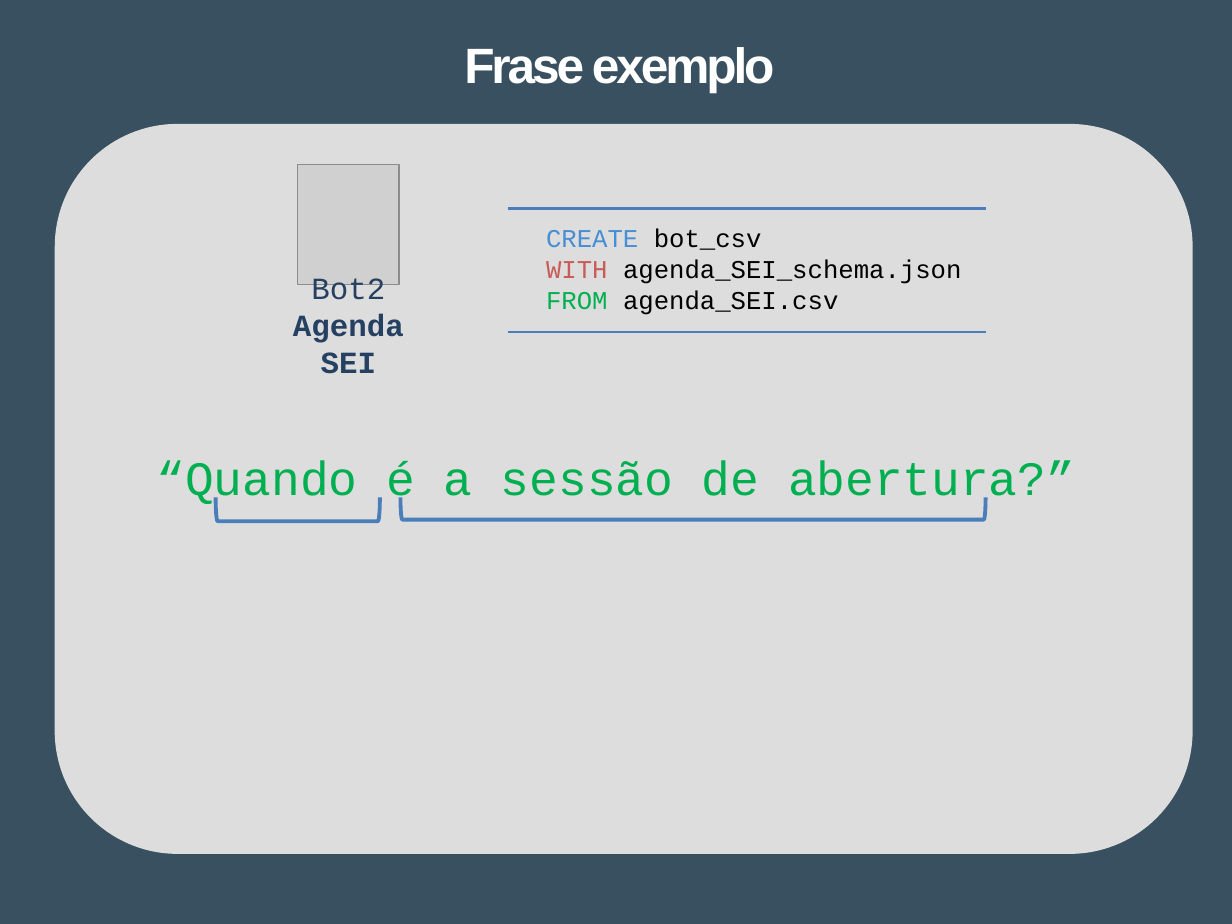
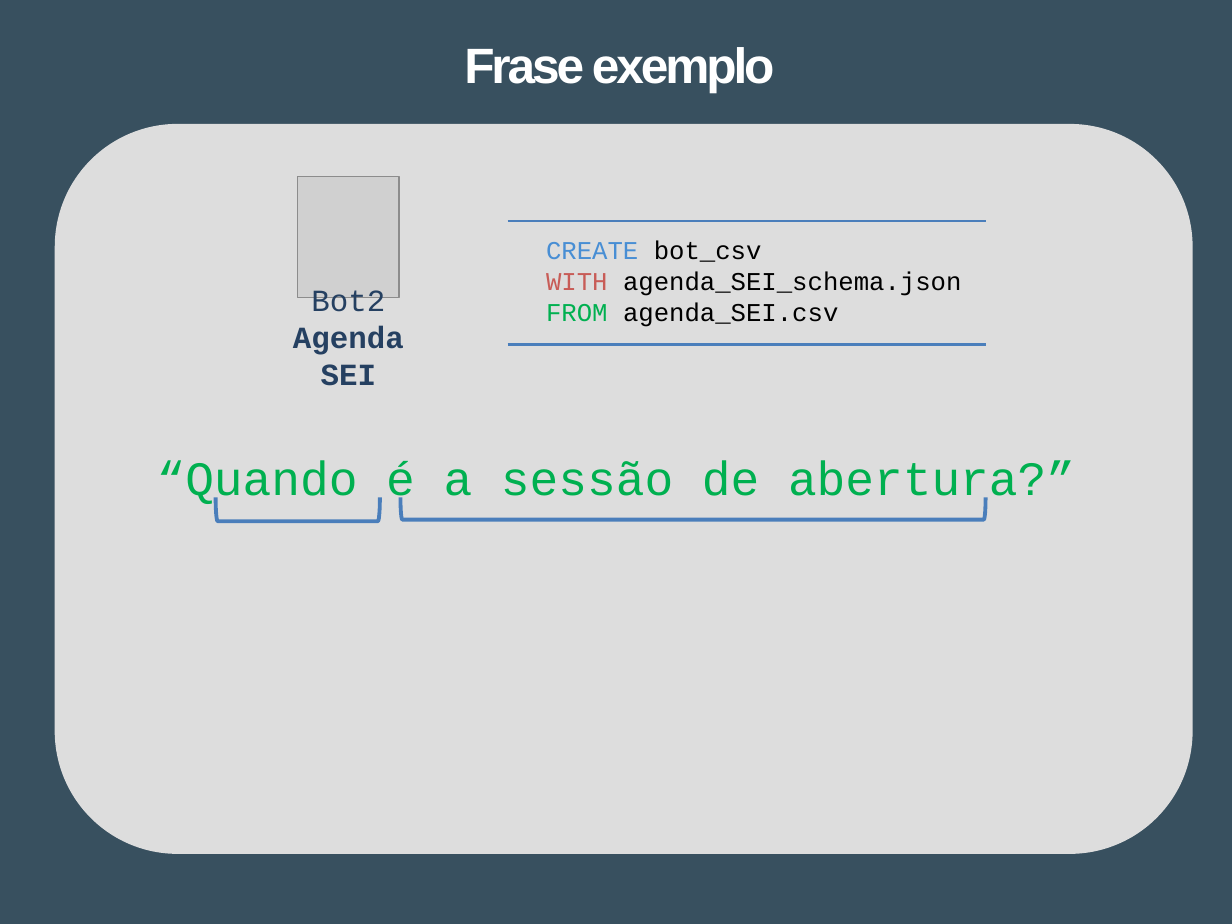
Before and after one commit to Tibblue/PLC, a slide deck: slide 9 of LEI/apresentações/checkpoint2/apresLEI_grupo47.pptx. Drawn at 1232x924 pixels with LibreOffice and Linux fonts; fonts in the diff are those of the drawing; grey boxes stand for pictures. Boxes give left, top, right and bottom in pixels: in the first picture for what was removed or moved away, otherwise in the second. Text is boxed around its words. In the diff, an @@ line names an element or a change of style, - is before the commit and + after.

```diff
--- a/LEI/apresentações/checkpoint2/apresLEI_grupo47.pptx
+++ b/LEI/apresentações/checkpoint2/apresLEI_grupo47.pptx
@@ picture moved from (x1=298, y1=164, x2=399, y2=285) to (x1=298, y1=176, x2=399, y2=297) @@
@@ text "CREATE bot_csv" moved from (x1=546, y1=228, x2=961, y2=315) to (x1=546, y1=241, x2=961, y2=327) @@
@@ 2 lines, 1 text moved together from (x1=293, y1=208, x2=986, y2=374) to (x1=293, y1=222, x2=986, y2=386) @@
```
Also in this commit, not shown: 7 other slides changed.
